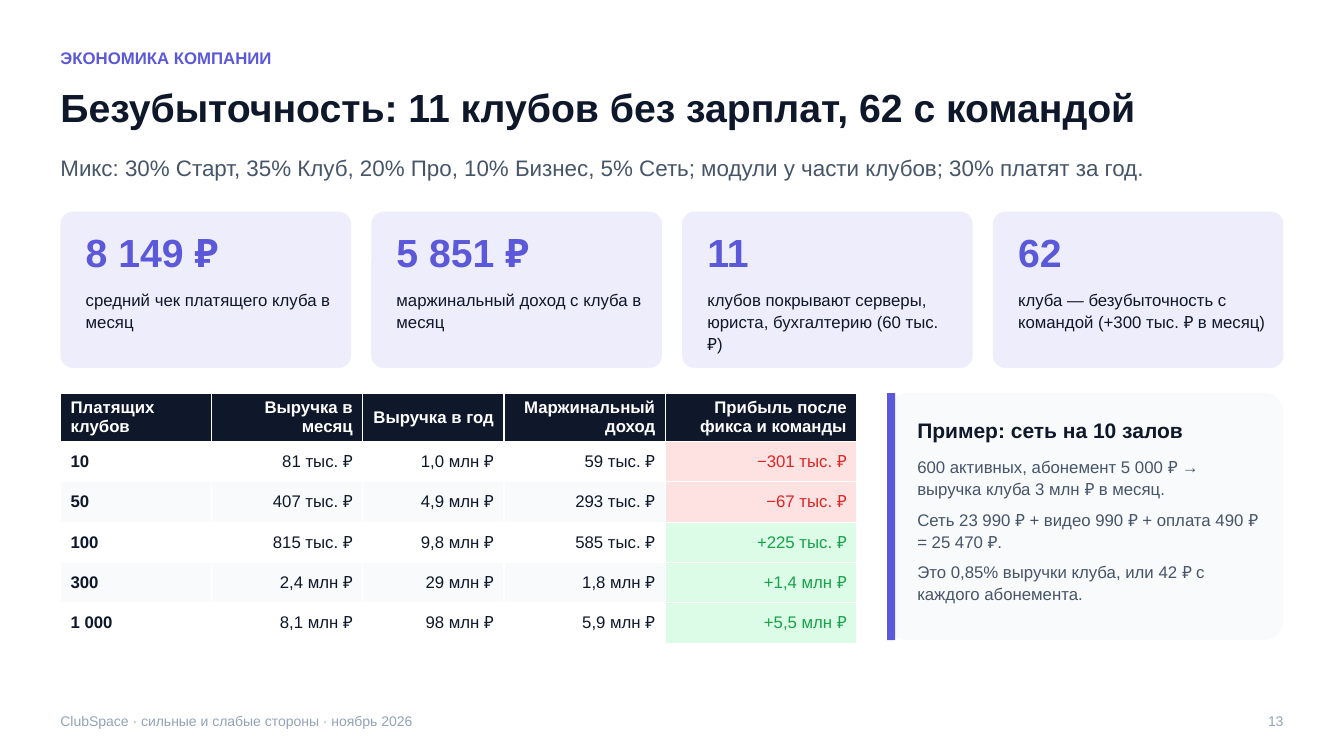
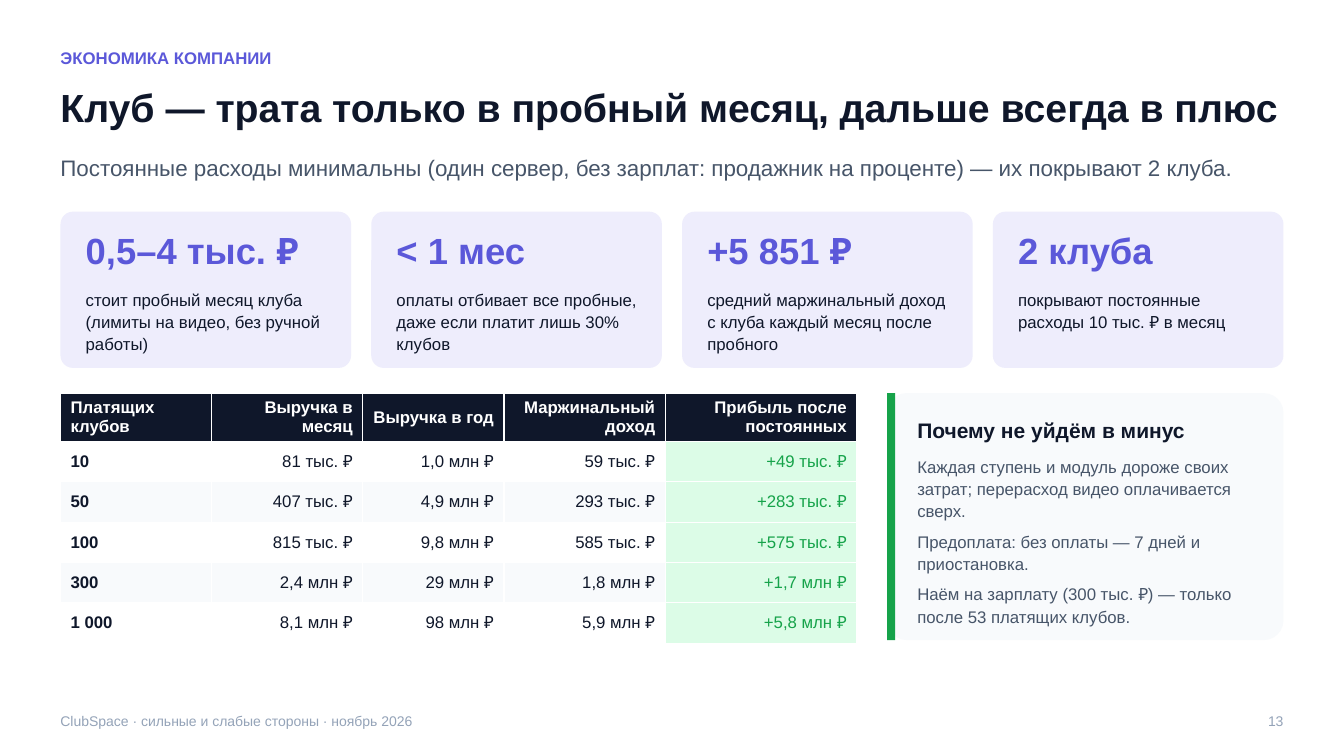
Before and after one commit to ilyakislenko/clubspace, a slide deck: slide 14 of docs/strategy/ClubSpace-strengths-weaknesses.pptx. Drawn at 1344x756 pixels with LibreOffice and Linux fonts; fonts in the diff are those of the drawing. Boxes give left, top, right and bottom in pixels: in the first picture for what was removed or moved away, otherwise in the second. Text is boxed around its words. In the diff, an @@ line names an element or a change of style, - is before the commit and + after.

```diff
--- a/docs/strategy/ClubSpace-strengths-weaknesses.pptx
+++ b/docs/strategy/ClubSpace-strengths-weaknesses.pptx
@@ text at box(60, 92, 1277, 130): text changed @@
-Безубыточность: 11 клубов без зарплат, 62 с командой
+Клуб — трата только в пробный месяц, дальше всегда в плюс
@@ text at box(60, 159, 1232, 181): text changed @@
-Микс: 30% Старт, 35% Клуб, 20% Про, 10% Бизнес, 5% Сеть; модули у части клубов; 30% платят за год.
+Постоянные расходы минимальны (один сервер, без зарплат: продажник на проценте) — их покрывают 2 клуба.
@@ text at box(86, 238, 266, 270): text changed; size 28 to 26 pt @@
-8 149 ₽
+0,5–4 тыс. ₽
@@ text at box(428, 239, 525, 265): text changed; size 28 to 26 pt @@
-5 851 ₽
+< 1 мес
@@ text at box(707, 238, 820, 265): text changed; size 28 to 26 pt @@
-11
++5 851 ₽
@@ text at box(1018, 237, 1152, 272): text changed; size 28 to 26 pt @@
-62
+2 клуба
@@ text at box(86, 293, 320, 354): text changed @@
-средний чек платящего клуба в месяц
+стоит пробный месяц клуба (лимиты на видео, без ручной работы)
@@ text at box(396, 293, 637, 354): text changed @@
-маржинальный доход с клуба в месяц
+оплаты отбивает все пробные, даже если платит лишь 30% клубов
@@ text at box(707, 293, 946, 354): text changed @@
-клубов покрывают серверы, юриста, бухгалтерию (60 тыс. ₽)
+средний маржинальный доход с клуба каждый месяц после пробного
@@ text at box(1018, 297, 1225, 332): text changed @@
-клуба — безубыточность с командой (+300 тыс. ₽ в месяц)
+покрывают постоянные расходы 10 тыс. ₽ в месяц
@@ table at box(60, 393, 857, 635) @@
-row 1, column 5: Прибыль после фикса и команды
+row 1, column 5: Прибыль после постоянных
-row 2, column 5: −301 тыс. ₽
+row 2, column 5: +49 тыс. ₽
-row 3, column 5: −67 тыс. ₽
+row 3, column 5: +283 тыс. ₽
-row 4, column 5: +225 тыс. ₽
+row 4, column 5: +575 тыс. ₽
-row 5, column 5: +1,4 млн ₽
+row 5, column 5: +1,7 млн ₽
-row 6, column 5: +5,5 млн ₽
+row 6, column 5: +5,8 млн ₽
@@ fill #FEE2E2 to #DCFCE7 in 2 cells @@
@@ rectangle at box(887, 393, 895, 640): fill #5B58D9 to #16A34A @@
@@ text at box(917, 422, 1185, 443): text changed @@
-Пример: сеть на 10 залов
+Почему не уйдём в минус
@@ text at box(917, 461, 1232, 627): text changed @@
-600 активных, абонемент 5 000 ₽ → выручка клуба 3 млн ₽ в месяц.
-Сеть 23 990 ₽ + видео 990 ₽ + оплата 490 ₽ = 25 470 ₽.
-Это 0,85% выручки клуба, или 42 ₽ с каждого абонемента.
+Каждая ступень и модуль дороже своих затрат; перерасход видео оплачивается сверх.
+Предоплата: без оплаты — 7 дней и приостановка.
+Наём на зарплату (300 тыс. ₽) — только после 53 платящих клубов.
```
Also in this commit, not shown: 9 other slides changed, 1 slide added, 3 other files.
